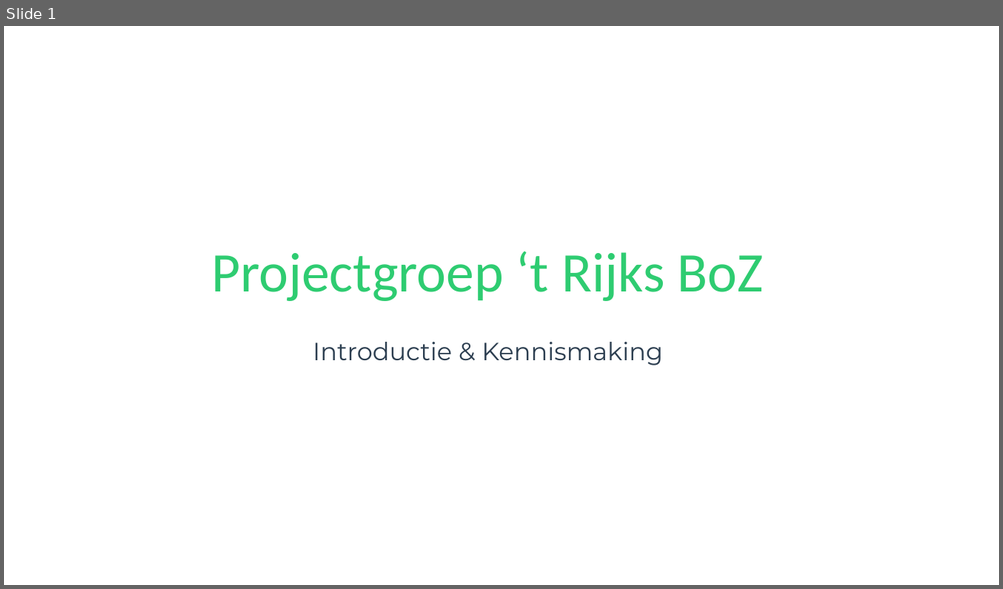
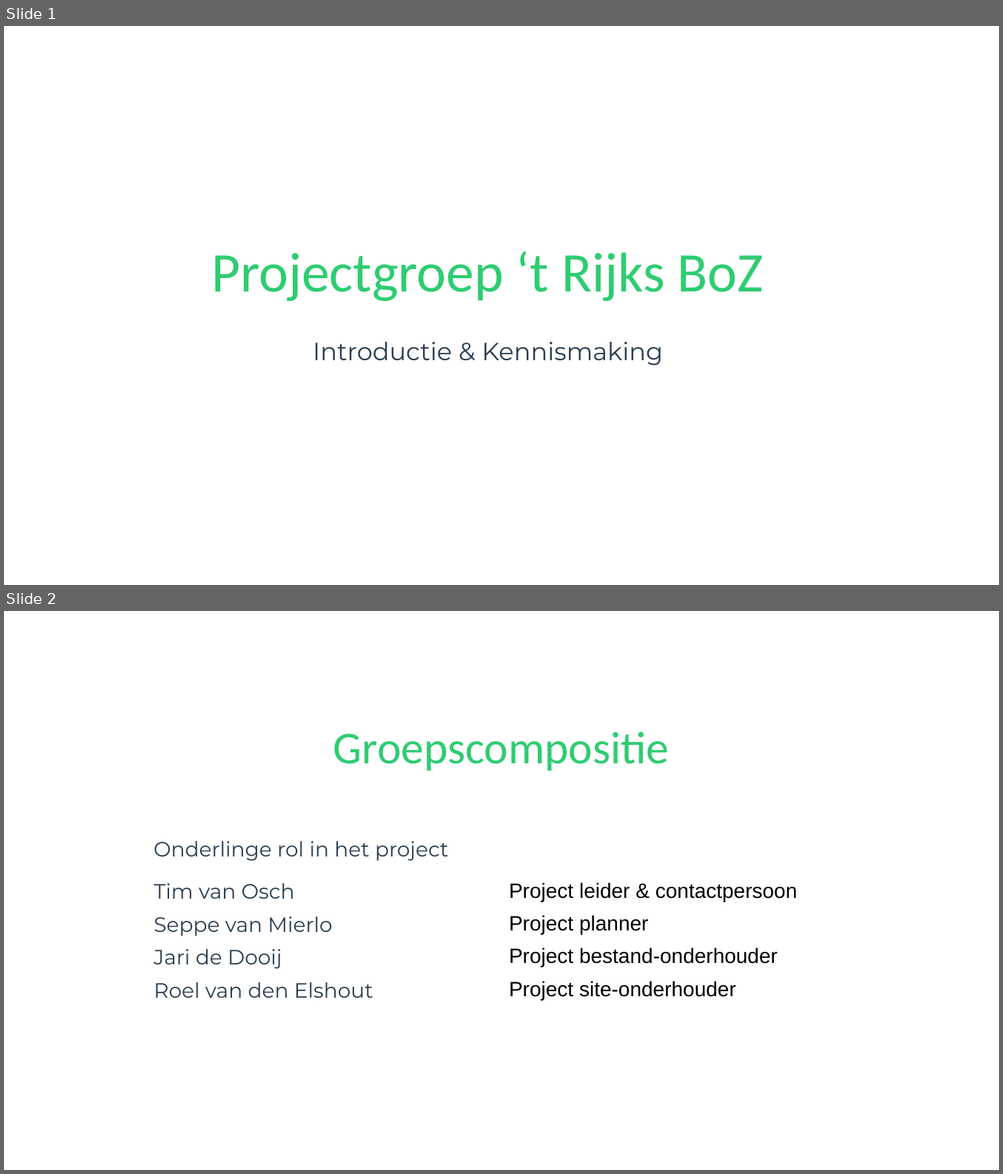
Before and after one commit to TimVosch/Aqua, a slide deck: Contact/Meeting_1/IntroductieGroep.pptx. Shown one above the other, each under a label of ours: slide 1 before the commit, slides 1 and 2 after it. The pictures are 1003x589 and 1003x1174 pixels, drawn with LibreOffice and Linux fonts; fonts in the diff are those of the drawing; background and template pictures are left out. Boxes give left, top, right and bottom in pixels: in the first picture for what was removed or moved away, otherwise in the second. Text is boxed around its words. In the diff, an @@ line names an element or a change of style, - is before the commit and + after.

```diff
--- a/Contact/Meeting_1/IntroductieGroep.pptx
+++ b/Contact/Meeting_1/IntroductieGroep.pptx
@@ slide 2 added at bbox=[4, 611, 999, 1170], background #FFFFFF @@
@@ title added at bbox=[333, 732, 669, 771], 44 pt, text #2ECC71 @@
+Groepscompositie
@@ text added at bbox=[153, 841, 448, 861], 20 pt, text #2C3E50 @@
+Onderlinge rol in het project
@@ table added at bbox=[147, 876, 856, 1005], 4 rows, 2 columns @@
+Tim van Osch | Project leider & contactpersoon
+Seppe van Mierlo | Project planner
+Jari de Dooij | Project bestand-onderhouder
+Roel van den Elshout | Project site-onderhouder
```
Also in this commit, not shown: 1 slide changed, 4 other slides added, 1 slide removed.
